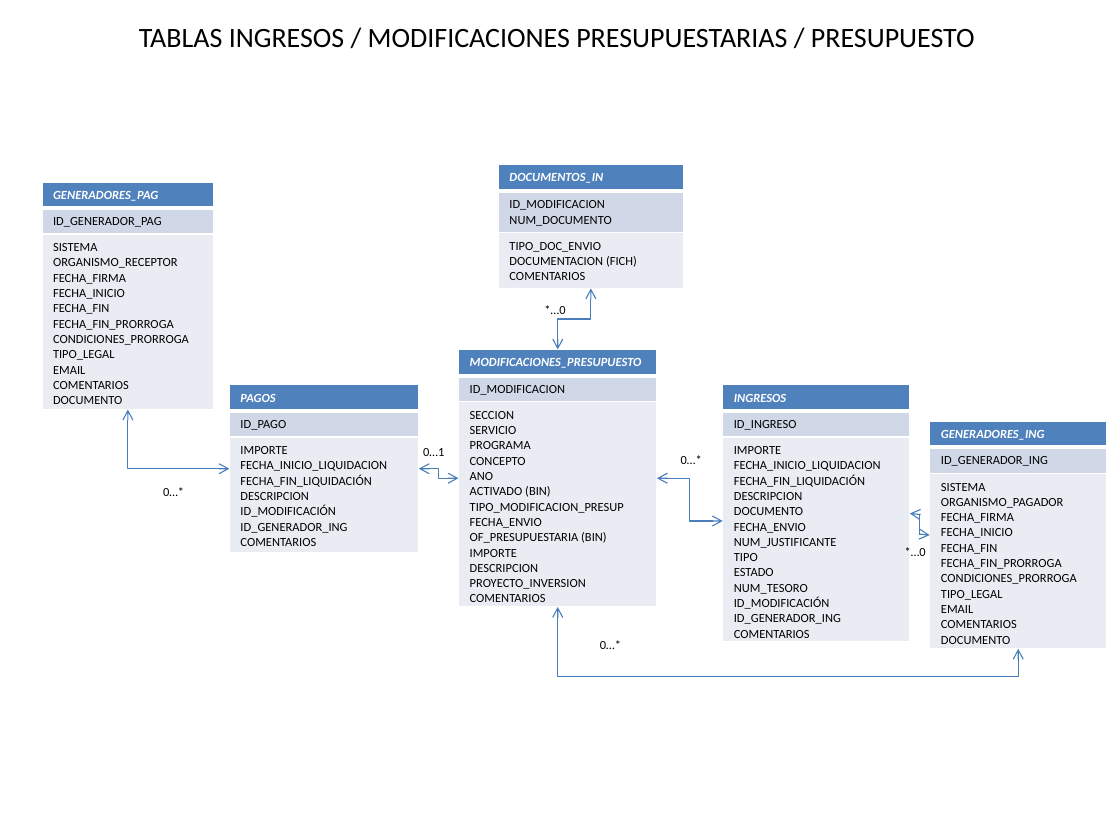
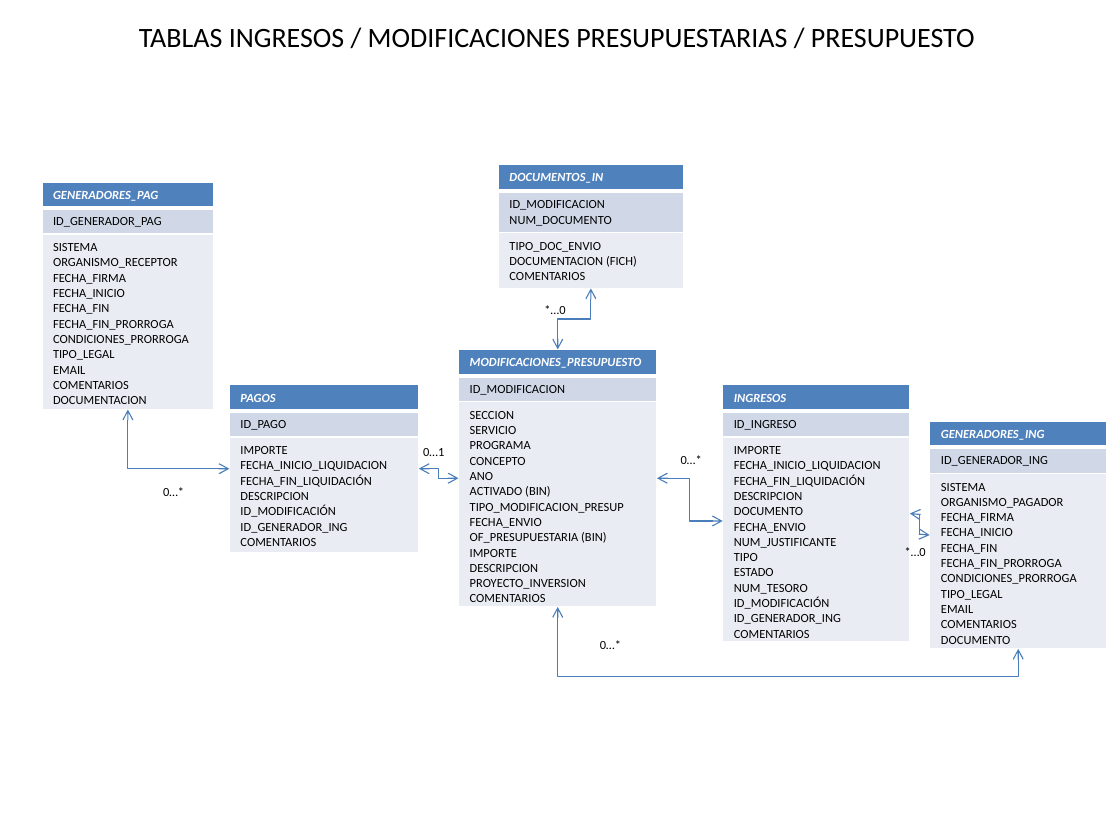
Before and after one commit to mvs0043/TFG.-Desarrollo-de-un-Sistema-de-Planificacion-y-Gestion-de-la-Contratacion-Publica, a slide deck: slide 2 of Documentación Soporte/Documento Tablas - Relaciones Borrador.pptx. Drawn at 1120x840 pixels with LibreOffice and Linux fonts; fonts in the diff are those of the drawing. Boxes give left, top, right and bottom in pixels: in the first picture for what was removed or moved away, otherwise in the second. Text is boxed around its words. In the diff, an @@ line names an element or a change of style, - is before the commit and + after.

Commit message:
Nueva version BBDD incluyendo tablas adicionales
Nueva versión BBDD y correcciones al documento de análisis.

```diff
--- a/Documentación Soporte/Documento Tablas - Relaciones Borrador.pptx
+++ b/Documentación Soporte/Documento Tablas - Relaciones Borrador.pptx
@@ table at (41,181,214,409) @@
-row 3, column 1: SISTEMA / ORGANISMO_RECEPTOR / FECHA_FIRMA / FECHA_INICIO / FECHA_FIN / FECHA_FIN_PRORROGA / CONDICIONES_PRORROGA / TIPO_LEGAL / EMAIL / COMENTARIOS / DOCUMENTO
+row 3, column 1: SISTEMA / ORGANISMO_RECEPTOR / FECHA_FIRMA / FECHA_INICIO / FECHA_FIN / FECHA_FIN_PRORROGA / CONDICIONES_PRORROGA / TIPO_LEGAL / EMAIL / COMENTARIOS / DOCUMENTACION
```
Also in this commit, not shown: 3 other slides changed, 1 other file.
